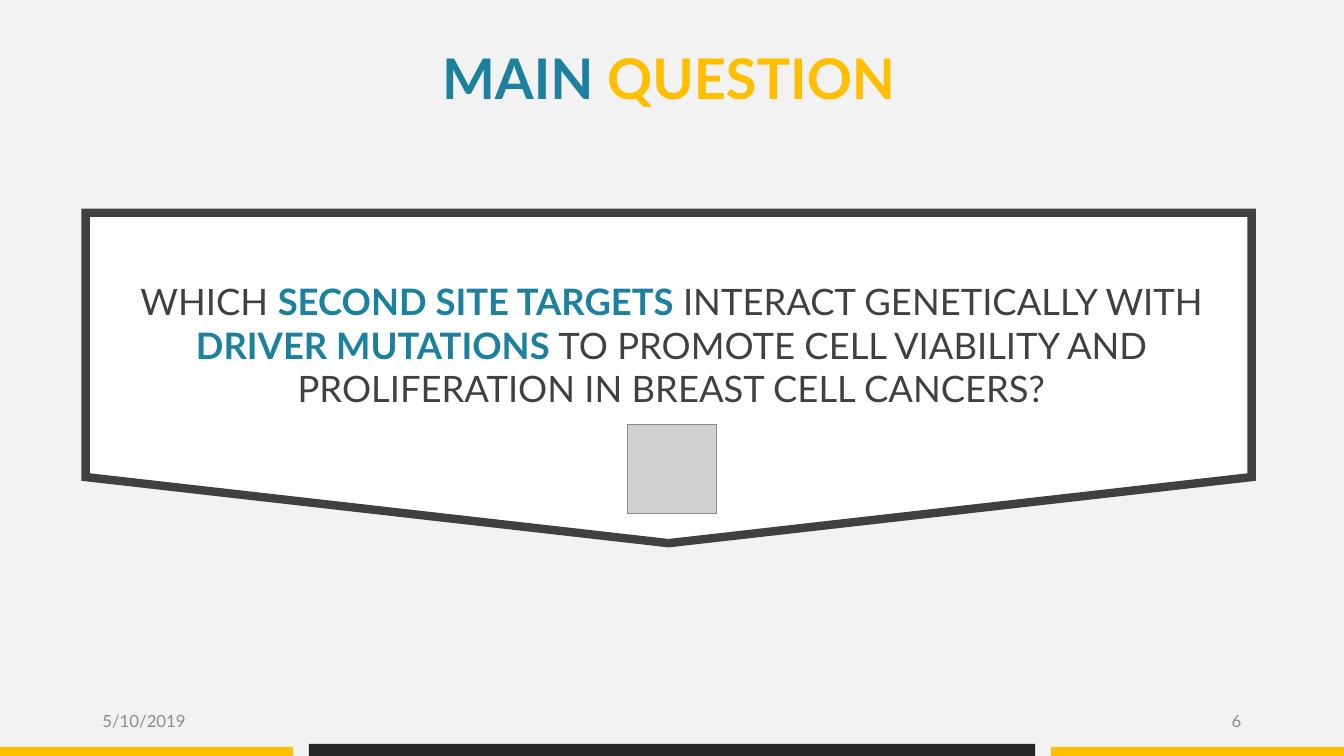
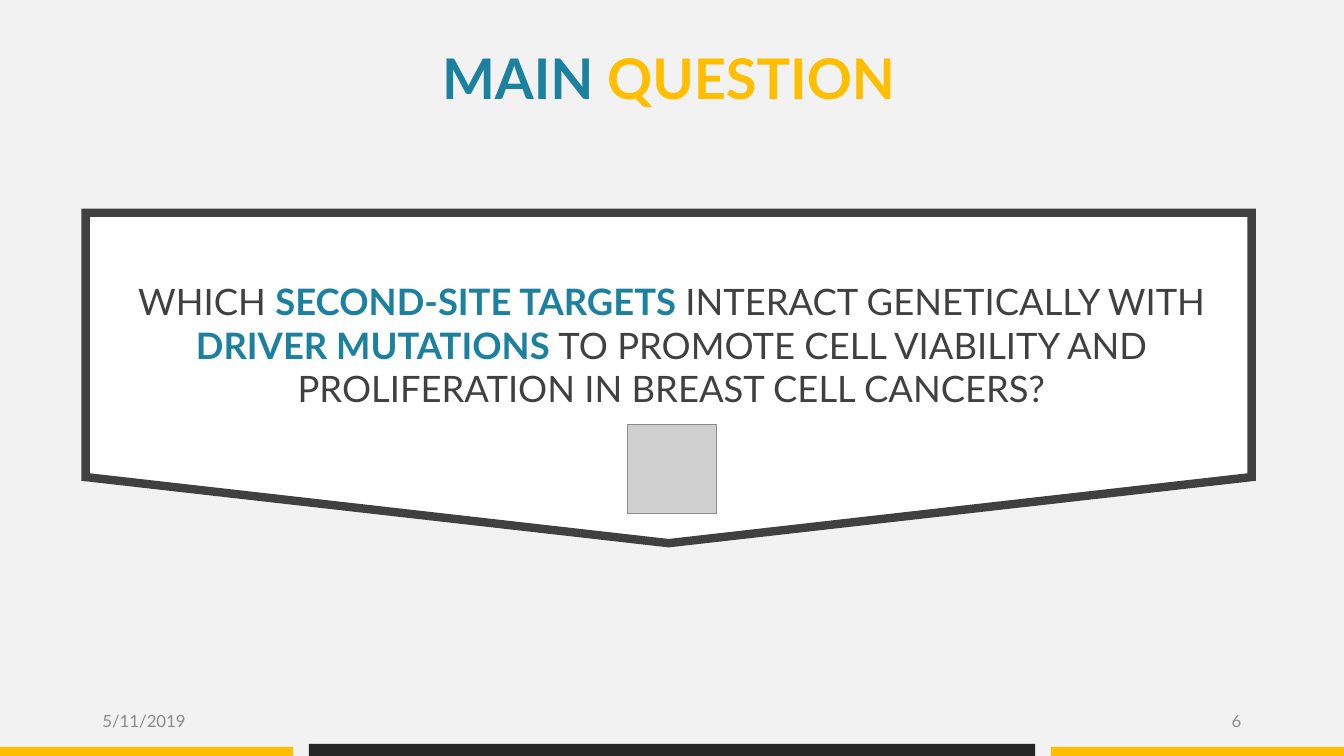
Before and after one commit to datascience-mobi/group-04-project-1-4, a slide deck: slide 6 of Folien Elias.pptx. Drawn at 1344x756 pixels with LibreOffice and Linux fonts; fonts in the diff are those of the drawing; grey boxes stand for pictures. Boxes give left, top, right and bottom in pixels: in the first picture for what was removed or moved away, otherwise in the second. Text is boxed around its words. In the diff, an @@ line names an element or a change of style, - is before the commit and + after.

```diff
--- a/Folien Elias.pptx
+++ b/Folien Elias.pptx
@@ text at (138, 288, 1205, 403): text changed @@
-WHICH SECOND SITE TARGETS INTERACT GENETICALLY WITH DRIVER MUTATIONS TO PROMOTE CELL VIABILITY AND PROLIFERATION IN BREAST CELL CANCERS?
+WHICH SECOND-SITE TARGETS INTERACT GENETICALLY WITH DRIVER MUTATIONS TO PROMOTE CELL VIABILITY AND PROLIFERATION IN BREAST CELL CANCERS?
@@ text at (102, 715, 185, 728): text changed @@
-5/10/2019
+5/11/2019
```
Also in this commit, not shown: 16 other slides changed, 10 slides added, 2 other files.
